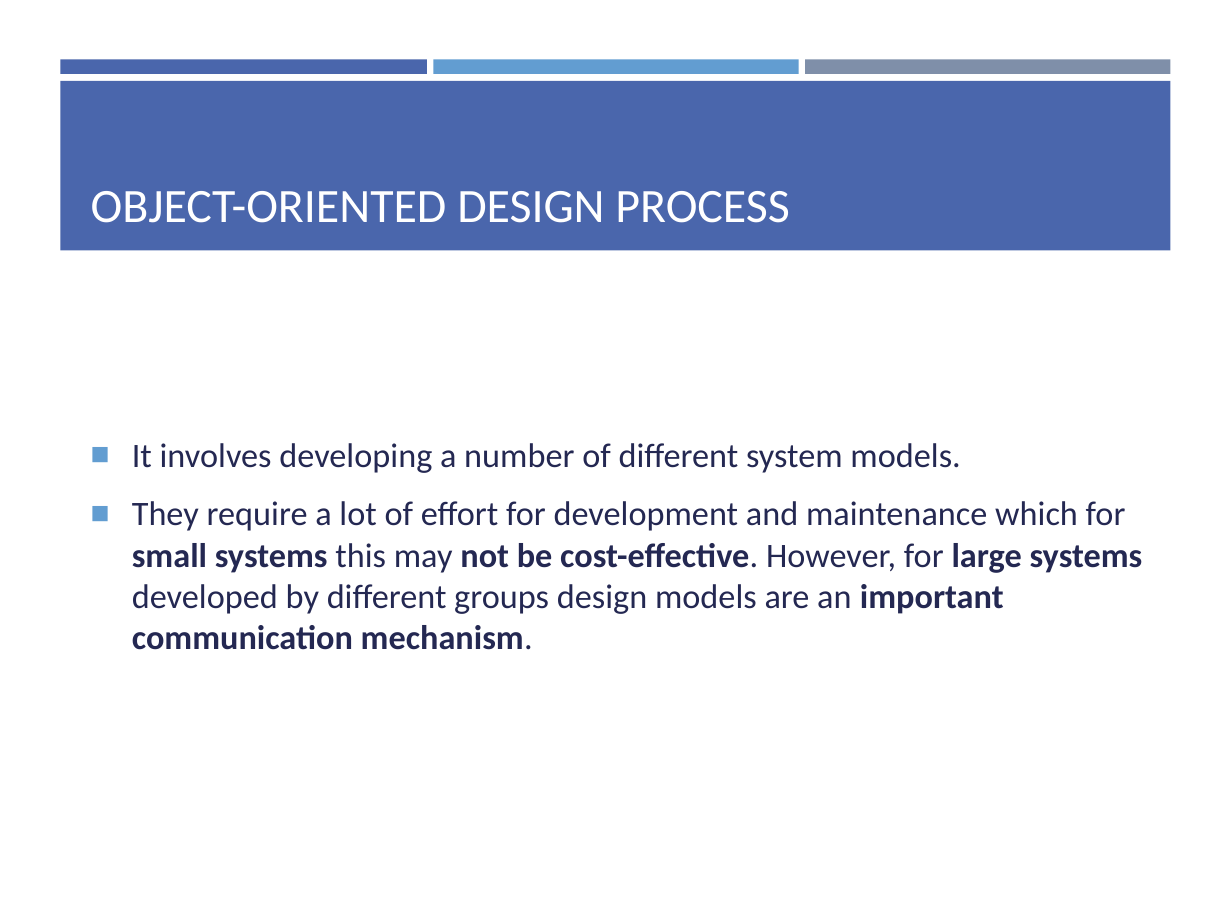
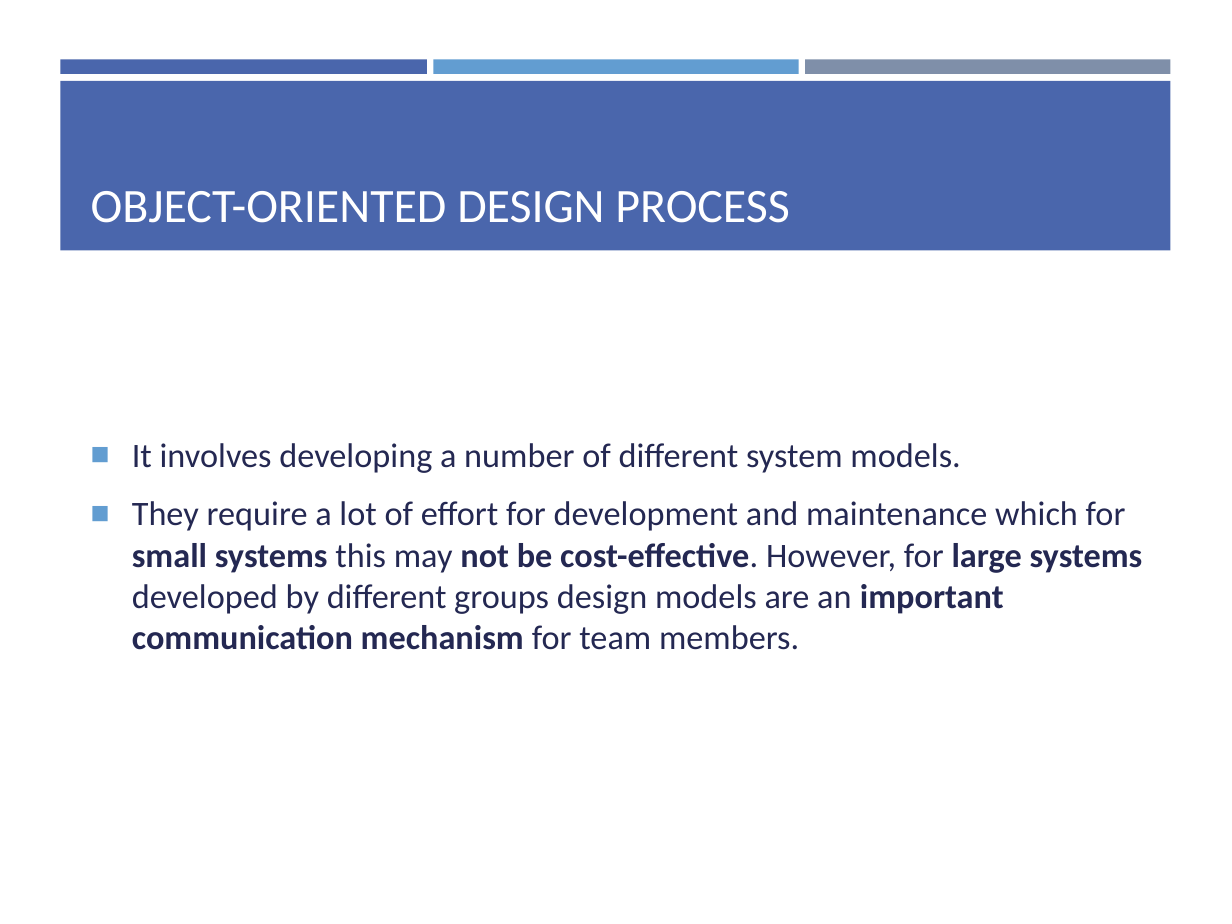
Before and after one commit to yazdipour/presentations, a slide deck: slide 7 of 2019Nov_Design_Implementation/Ch7.pptx. Drawn at 1232x924 pixels with LibreOffice and Linux fonts; fonts in the diff are those of the drawing. Boxes give left, top, right and bottom in pixels: in the first picture for what was removed or moved away, otherwise in the second. Text is boxed around its words. In the diff, an @@ line names an element or a change of style, - is before the commit and + after.

```diff
--- a/2019Nov_Design_Implementation/Ch7.pptx
+++ b/2019Nov_Design_Implementation/Ch7.pptx
@@ text at (x1=132, y1=501, x2=1143, y2=650): text changed @@
-■ They require a lot of effort for development and maintenance which for small systems this may not be cost-effective. However, for large systems developed by different groups design models are an important communication mechanism.
+■ They require a lot of effort for development and maintenance which for small systems this may not be cost-effective. However, for large systems developed by different groups design models are an important communication mechanism for team members.
```
Also in this commit, not shown: 6 other slides changed, 1 slide added, 2 other files.
